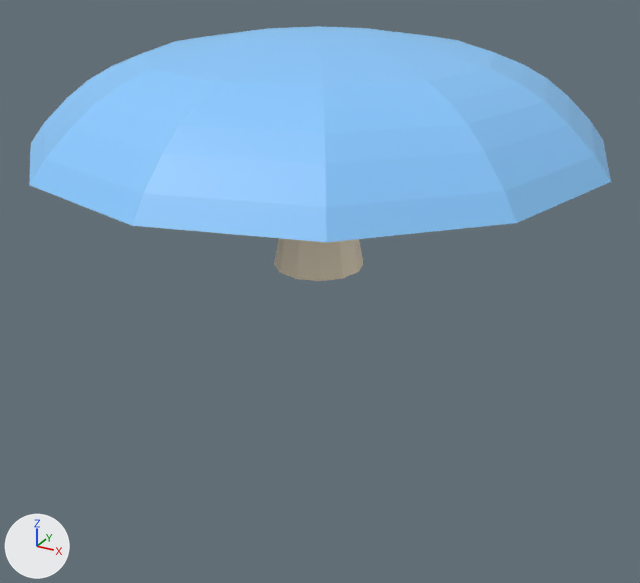
An edit to the FBX model Shroom Madness/Assets/Modelos_Lenadro/Cagomelo.fbx, drawn before and after from the same camera.
Rendered twice from a camera (50 mm lens) standing at (120.9, -220.1, 96.1) and looking at (0.9, -2.0, -12.9). The axes (+X, +Y, +Z) are drawn at lower left. The lights are the same throughout. Where no turn or scale is listed for an object, it has been applied to the vertices.
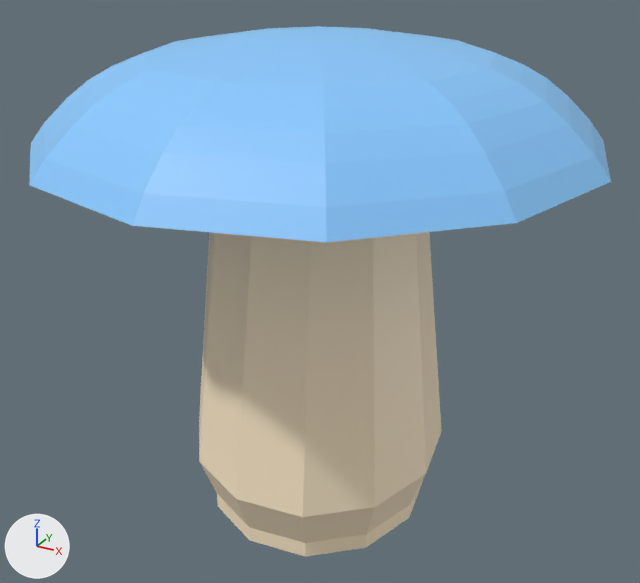
The newer file is also rescaled (x1.478), turned or shifted as a whole; pictures and numbers use the older file's frame.

Location of each change, [x1, y1, x2, y2] in pixels of the pictures (640 x 583 px):
'Cylinder', reshaped (108% taller)
    before: [29, 26, 611, 281]
    after: [29, 26, 611, 557]
part 1 of me_cylinder_001, built on
    before: [274, 238, 363, 281]
    after: [199, 232, 442, 557]

The change in detail:
me_cylinder_001 is used by ob_cylinder; location (-0.3, -0.4, 1.1).
me_cylinder_001 had 135 vertices, 129 faces and spanned x -82.0..82.0, y -82.0..82.0, z -6.0..63.0.
me_cylinder_001 now has 159 vertices, 153 faces and spans x -82.0..82.0, y -82.0..82.0, z -82.0..63.0.
Part 1, on me_cylinder_001:
12 vertices are removed from x -14.0..14.0, y -14.0..14.0, z -6.0.
13 faces are deleted.
12 vertices move from x -6.0..6.0, y -6.0..6.0, z 35.0 to x -30.0..30.0, y -31.0..31.0, z 39.0.
24 vertices are added at x -41.0..41.0, y -46.0..46.0, z -82.0..-63.0.
12 new vertices lie (0.0, 0.0, 5.0) away from vertices in x -36.0..36.0, y -41.0..41.0, z -82.0.
37 new faces join them.
